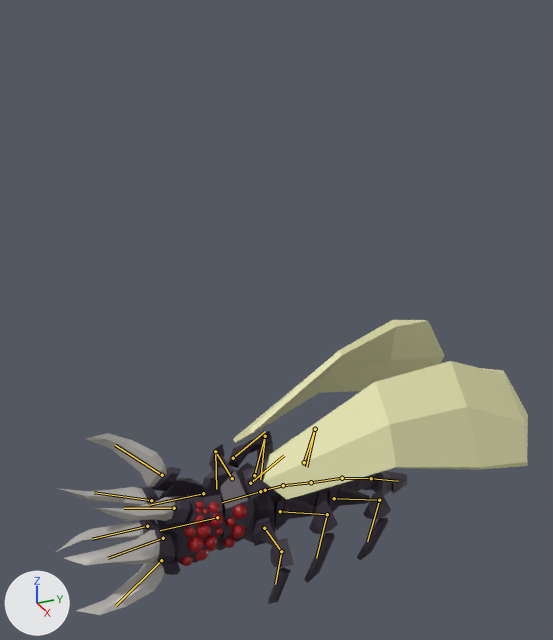
Before and after pictures for a commit that changed the FBX model Assets/Models/CrawlingCreeper.fbx.
Camera for both pictures: a camera (50 mm lens) standing at (4.56, -2.23, 4.34) and looking at (-0.22, -0.08, 1.95). The axes (+X, +Y, +Z) are drawn at lower left. The lights are the same throughout. The bones that bend it are drawn over the model as lines.

In view in the first picture: 'Crawler'.
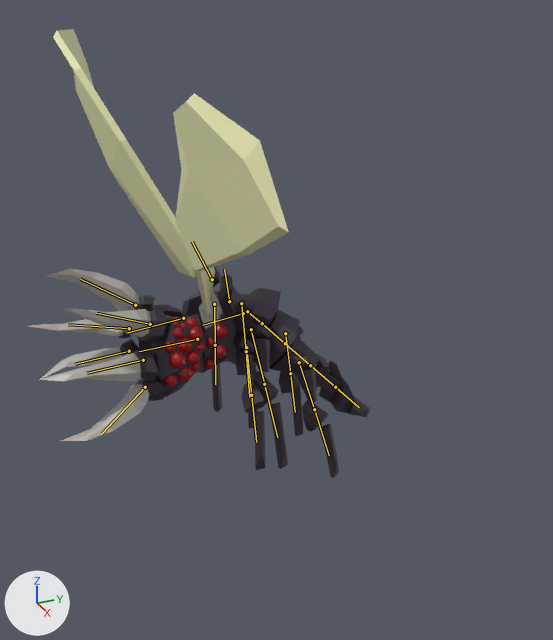
The newer file adds an action. The first version stands in its rest pose; the second is drawn at frame 175 of the action 'Fly'.

The change in detail:
Bone 'DEF-head' (bone_def_head) moves from (0.0, 0.0, 0.0) to (-0.368, -0.026, -1.381).
Bone 'DEF-head' (bone_def_head) turns from (0, 0, 0) to (6, -7, 0) degrees about its own x, y and z.
Bone 'DEF-mouth.R' (bone_def_mouth_r) turns from (0, 0, 0) to (6, -12, 2) degrees about its own x, y and z.
Bone 'DEF-tail-01' (bone_def_tail_01) turns from (0, 0, 0) to (-46, -8, -14) degrees about its own x, y and z.
Bone 'DEF-tail-02' (bone_def_tail_02) turns from (0, 0, 0) to (5, 0, 0) degrees about its own x, y and z.
Bone 'DEF-tail-04' (bone_def_tail_04) turns from (0, 0, 0) to (8, 0, 0) degrees about its own x, y and z.
Bone 'DEF-tail-05' (bone_def_tail_05) turns from (0, 0, 0) to (5, 0, 0) degrees about its own x, y and z.
Bone 'DEF-mouth.L' (bone_def_mouth_l) turns from (0, 0, 0) to (-4, 15, -7) degrees about its own x, y and z.
Bone 'DEF-wing.R' (bone_def_wing_r) turns from (0, 0, 0) to (67, 6, 66) degrees about its own x, y and z.
Bone 'DEF-wing.L' (bone_def_wing_l) turns from (0, 0, 0) to (69, -19, -70) degrees about its own x, y and z.
Bone 'DEF-leg-upper-01.L' (bone_def_leg_upper_01_l) moves from (0.0, 0.0, 0.0) to (0.011, -0.163, -1.375).
Bone 'DEF-leg-upper-01.L' (bone_def_leg_upper_01_l) turns from (0, 0, 0) to (79, 0, 6) degrees about its own x, y and z.
Bone 'DEF-leg-lower-01.L' (bone_def_leg_lower_01_l) turns from (0, 0, 0) to (-108, 2, 3) degrees about its own x, y and z.
Bone 'DEF-leg-upper-02.L' (bone_def_leg_upper_02_l) moves from (0.0, 0.0, 0.0) to (-0.039, 0.103, -1.436).
Bone 'DEF-leg-upper-02.L' (bone_def_leg_upper_02_l) turns from (0, 0, 0) to (88, 2, -14) degrees about its own x, y and z.
Bone 'DEF-leg-lower-02.L' (bone_def_leg_lower_02_l) turns from (0, 0, 0) to (-69, -40, -70) degrees about its own x, y and z.
Bone 'DEF-leg-upper-03.L' (bone_def_leg_upper_03_l) moves from (0.0, 0.0, 0.0) to (-0.152, -0.021, -1.148).
Bone 'DEF-leg-upper-03.L' (bone_def_leg_upper_03_l) turns from (0, 0, 0) to (83, 4, -10) degrees about its own x, y and z.
Bone 'DEF-leg-lower-03.L' (bone_def_leg_lower_03_l) turns from (0, 0, 0) to (-64, -38, -74) degrees about its own x, y and z.
Bone 'DEF-leg-upper-01.R' (bone_def_leg_upper_01_r) moves from (0.0, 0.0, 0.0) to (-0.047, 0.592, -1.332).
Bone 'DEF-leg-upper-01.R' (bone_def_leg_upper_01_r) turns from (0, 0, 0) to (102, 4, -7) degrees about its own x, y and z.
Bone 'DEF-leg-lower-01.R' (bone_def_leg_lower_01_r) turns from (0, 0, 0) to (-108, -3, -4) degrees about its own x, y and z.
Bone 'DEF-leg-upper-02.R' (bone_def_leg_upper_02_r) moves from (0.0, 0.0, 0.0) to (0.342, 0.736, -1.175).
Bone 'DEF-leg-upper-02.R' (bone_def_leg_upper_02_r) turns from (0, 0, 0) to (97, -21, 38) degrees about its own x, y and z.
Bone 'DEF-leg-lower-02.R' (bone_def_leg_lower_02_r) turns from (0, 0, 0) to (-65, 37, 77) degrees about its own x, y and z.
Bone 'DEF-leg-upper-03.R' (bone_def_leg_upper_03_r) moves from (0.0, 0.0, 0.0) to (0.385, 0.462, -0.959).
Bone 'DEF-leg-upper-03.R' (bone_def_leg_upper_03_r) turns from (0, 0, 0) to (91, -19, 35) degrees about its own x, y and z.
Bone 'DEF-leg-lower-03.R' (bone_def_leg_lower_03_r) turns from (0, 0, 0) to (-61, 36, 78) degrees about its own x, y and z.

Location of each change, (x1, y1, x2, y2) in pixels of the pictures (553 x 640 px):
'Crawler', posed (27% narrower, 52% taller)
    before: (56, 320, 528, 615)
    after: (28, 29, 370, 478)
bone 'DEF-head', root to tip
    before: (260, 491) to (222, 502)
    after: (243, 313) to (202, 325)
bone 'DEF-mouth.R', root to tip
    before: (203, 493) to (149, 505)
    after: (183, 318) to (126, 333)
bone 'DEF-tail-01', root to tip
    before: (265, 490) to (283, 485)
    after: (247, 311) to (262, 323)
bone 'DEF-tail-02', root to tip
    before: (283, 485) to (311, 482)
    after: (262, 323) to (285, 343)
bone 'DEF-tail-04', root to tip
    before: (342, 478) to (371, 478)
    after: (310, 365) to (335, 387)
bone 'DEF-tail-05', root to tip
    before: (371, 478) to (398, 481)
    after: (335, 387) to (359, 407)
bone 'DEF-mouth.L', root to tip
    before: (217, 517) to (160, 530)
    after: (197, 339) to (139, 351)
bone 'DEF-wing.R', root to tip
    before: (233, 458) to (265, 431)
    after: (212, 279) to (192, 241)
bone 'DEF-wing.L', root to tip
    before: (250, 483) to (284, 455)
    after: (229, 301) to (224, 269)
bone 'DEF-leg-upper-01.L', root to tip
    before: (264, 528) to (281, 551)
    after: (246, 347) to (251, 395)
bone 'DEF-leg-lower-01.L', root to tip
    before: (281, 551) to (275, 584)
    after: (251, 395) to (256, 442)
bone 'DEF-leg-upper-02.L', root to tip
    before: (280, 511) to (327, 514)
    after: (251, 329) to (264, 384)
bone 'DEF-leg-lower-02.L', root to tip
    before: (327, 514) to (316, 558)
    after: (264, 384) to (277, 437)
bone 'DEF-leg-upper-03.L', root to tip
    before: (334, 498) to (379, 500)
    after: (299, 362) to (314, 409)
bone 'DEF-leg-lower-03.L', root to tip
    before: (379, 500) to (367, 541)
    after: (314, 409) to (329, 455)
bone 'DEF-leg-upper-01.R', root to tip
    before: (232, 478) to (215, 451)
    after: (214, 304) to (215, 345)
bone 'DEF-leg-lower-01.R', root to tip
    before: (215, 451) to (216, 489)
    after: (215, 345) to (215, 384)
bone 'DEF-leg-upper-02.R', root to tip
    before: (254, 475) to (265, 436)
    after: (241, 303) to (246, 351)
bone 'DEF-leg-lower-02.R', root to tip
    before: (265, 436) to (260, 479)
    after: (246, 351) to (249, 397)
bone 'DEF-leg-upper-03.R', root to tip
    before: (304, 462) to (315, 429)
    after: (285, 333) to (290, 373)
bone 'DEF-leg-lower-03.R', root to tip
    before: (315, 429) to (306, 467)
    after: (290, 373) to (295, 412)
